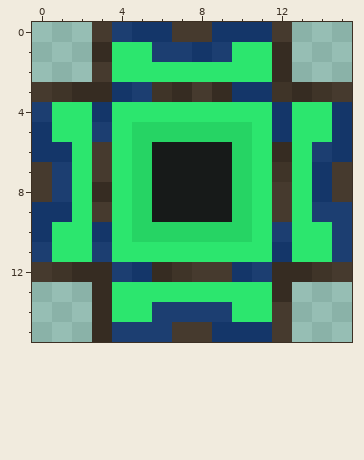
One commit to this pixel-art sprite: src/main/resources/assets/integratedtunnels/textures/parts/importer_world_block_inactive.png. Above, as it was before the edit.
The file is 16x16 pixels. Colours within 5 levels of each other are drawn and written as one.
New version:
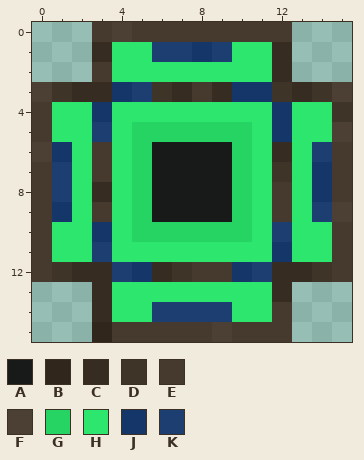
Palette (. is transparent): A #171a19  B #30261c  C #362c22  D #3f3428  E #463a2e  F #4c4034  G #26d464  H #2ce66e  J #143669  K #1c3e71
The commit says: Don't show edge colors on inactive world parts
Edits made:
y 0: x 4..6 KJJ -> FEE; x 9..11 JJJ -> EEE
y 3: x 0 E -> F; x 15 E -> F
y 4: x 0 K -> E; x 15 J -> D
y 5: x 0 J -> E; x 15 J -> F
y 6: x 0 J -> F; x 15 J -> E
y 9: x 0 J -> E; x 15 K -> F
y 10: x 0 J -> E; x 15 K -> E
y 11: x 0 K -> E; x 15 K -> E
y 15: x 3..6 CKKK -> BEEE; x 9..11 JJJ -> FEE
